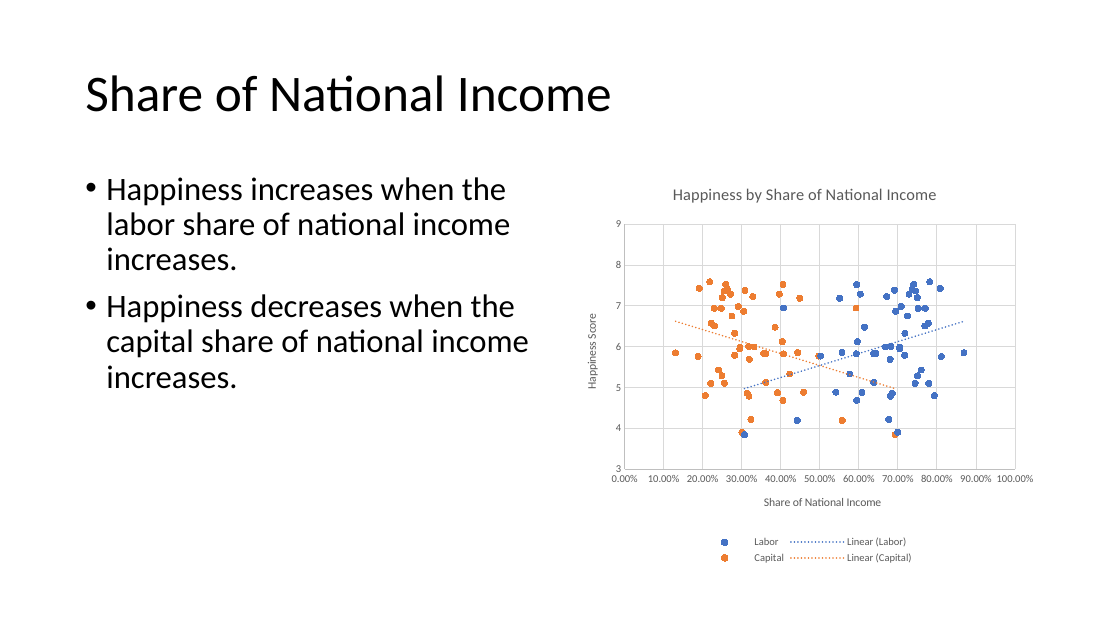
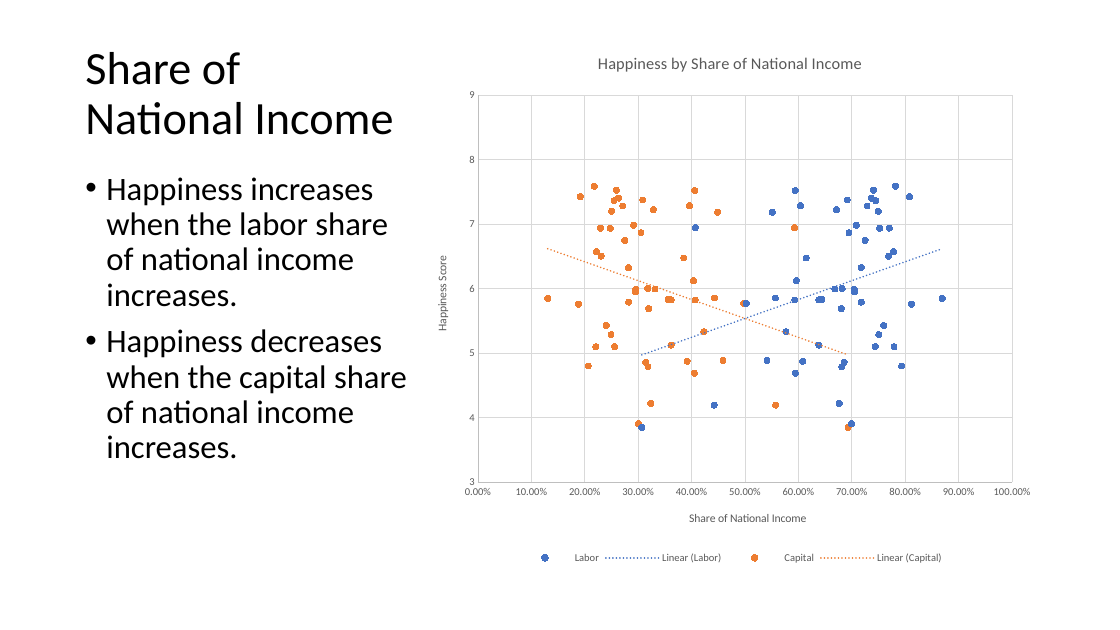
Before and after one commit to jordydickinson/world-inequality-and-happiness, a slide deck: slide 9 of presentation.pptx (slide 8 before the commit). Drawn at 1120x630 pixels with LibreOffice and Linux fonts; fonts in the diff are those of the drawing. Boxes give left, top, right and bottom in pixels: in the first picture for what was removed or moved away, otherwise in the second. Text is boxed around its words. In the diff, an @@ line names an element or a change of style, - is before the commit and + after.

```diff
--- a/presentation.pptx
+++ b/presentation.pptx
@@ title "Share of National Income" at bbox=[85, 52, 393, 135]: size 44 to 39.6 pt @@
@@ scatter chart: place and size @@
-scatter chart at bbox=[567, 168, 1044, 568]
+scatter chart at bbox=[418, 34, 1044, 568]
@@ text "Happiness increases when the labor ..." rewrapped from bbox=[106, 177, 529, 389] to bbox=[106, 177, 407, 459] @@
```
Also in this commit, not shown: 7 other slides changed, 2 slides added.
